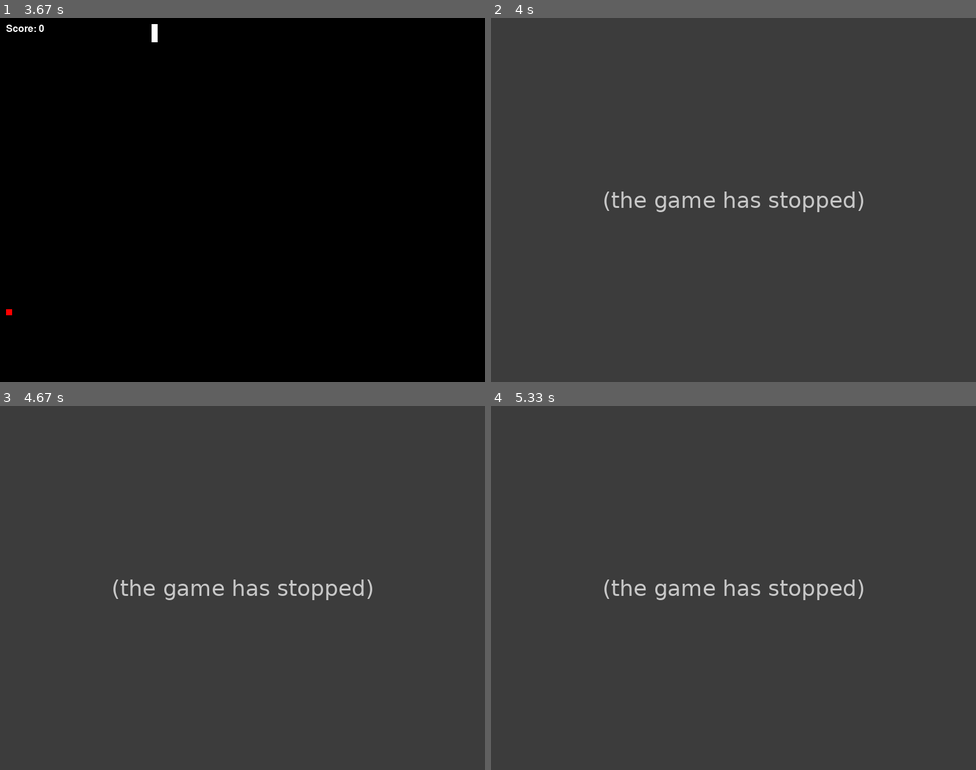
Above: before the commit, frames 1-4 (two rows, left to right).
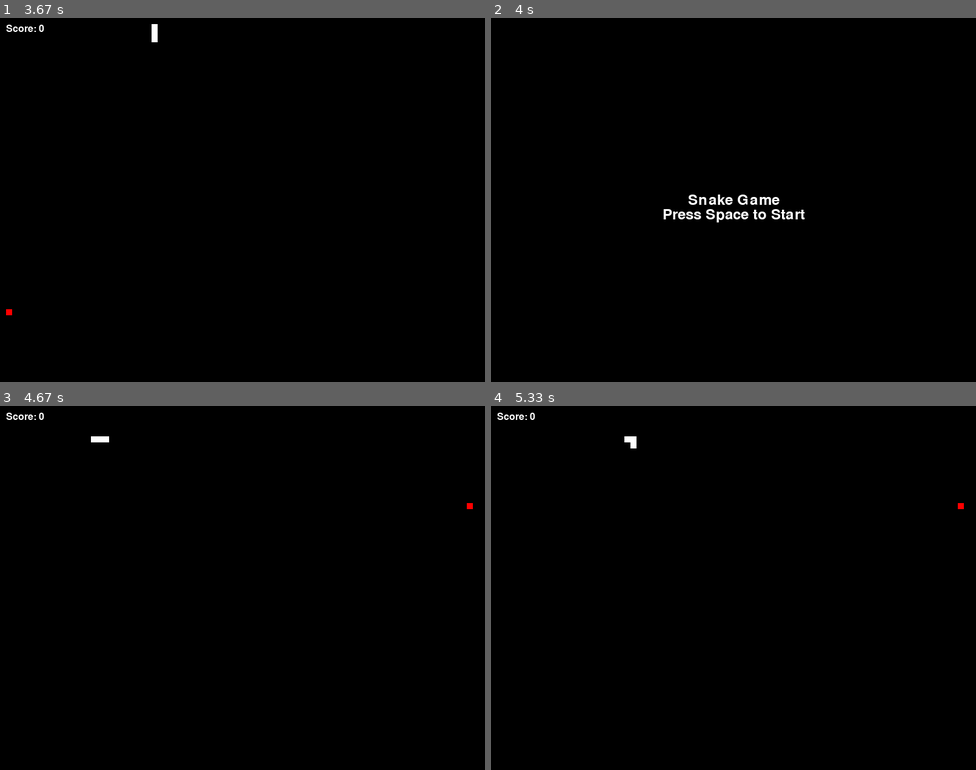
Above: after the commit, the same moments.

Repository: NavinYP/pygame_snake
Game: pygame game, started from snake.py
Same seed, same stepped clock (60 frames per second), same inputs: the game is played once before the commit and once after it.
Inputs:
- Up to frame 1 (3.67 s): tap Space at 0.33, 0.73, 1.23, 1.73, 2.23, 2.53, 2.8, 3.13, 3.57 s; hold Right 0.67-1.13 s; hold Up 1.17-1.63 s; hold Right 1.67-2.13 s; hold Left 2.17-2.7 s; hold Down 2.73-3.03 s; hold Left 3.07-3.47 s; hold Up from 3.5 s (still down)
- Up to frame 2 (4 s): release Up at 3.87 s; hold R from 3.9 s (still down); tap Space at 3.97 s
- Up to frame 3 (4.67 s): tap Space at 4.27 s; release R at 4.53 s
- Up to frame 4 (5.33 s): hold Down from 5.23 s (still down); tap Space at 5.3 s

Frame 1 is identical in both runs. In frame 2, 100% of the frame differs, in the area x 0-100%, y 0-100%; in frame 3, 100%; in frame 4, 100%.
Before the commit the program exited at 3.9 s; later frames show no game.

Commit message:
Implement restart mechanism

Diff:
--- a/snake.py
+++ b/snake.py
@@ -21,51 +21,58 @@
 font = pygame.font.Font(None, 36)
 score_font = pygame.font.Font(None, 24)
 
-# Main menu variables
+# Main menu and game over variables
 menu_active = True
+game_over = False
 
-# Game variables
+# Initialize game variables
 snake_pos = [100, 50]
-food_pos = [random.randrange(1, (WIDTH//10)) * 10, random.randrange(1, (HEIGHT//10)) * 10]
+food_pos = [random.randrange(1, (WIDTH // 10)) * 10, random.randrange(1, (HEIGHT // 10)) * 10]
 snake_body = [[100, 50], [90, 50], [80, 50]]
 score = 0
 
 # Set up the direction
 direction = 'RIGHT'
+next_direction = 'RIGHT'  # Temporary variable for the next direction
 
-# Game loop
+def reset_game():
+    global snake_pos, food_pos, snake_body, direction, next_direction, score, menu_active, game_over
+    snake_pos = [100, 50]
+    food_pos = [random.randrange(1, (WIDTH // 10)) * 10, random.randrange(1, (HEIGHT // 10)) * 10]
+    snake_body = [[100, 50], [90, 50], [80, 50]]
+    direction = 'RIGHT'
+    next_direction = 'RIGHT'
+    score = 0
+    menu_active = True
+    game_over = False
+
+# Main game loop
 while True:
     for event in pygame.event.get():
         if event.type == pygame.QUIT:
             pygame.quit()
             sys.exit()
 
-        # Handle menu input
         if menu_active:
             if event.type == pygame.KEYDOWN:
                 if event.key == pygame.K_SPACE:
                     menu_active = False
 
+        elif game_over:
+            if event.type == pygame.KEYDOWN:
+                if event.key == pygame.K_r:
+                    reset_game()
+
         else:  # Game is active
             if event.type == pygame.KEYDOWN:
                 if event.key == pygame.K_UP and direction != 'DOWN':
-                    direction = 'UP'
+                    next_direction = 'UP'
                 elif event.key == pygame.K_DOWN and direction != 'UP':
-                    direction = 'DOWN'
+                    next_direction = 'DOWN'
                 elif event.key == pygame.K_LEFT and direction != 'RIGHT':
-                    direction = 'LEFT'
+                    next_direction = 'LEFT'
                 elif event.key == pygame.K_RIGHT and direction != 'LEFT':
-                    direction = 'RIGHT'
-
-            # Handle game over
-            if event.type == pygame.KEYDOWN:
-                if event.key == pygame.K_r and menu_active is False:  # Restart the game
-                    snake_pos = [100, 50]
-                    food_pos = [random.randrange(1, (WIDTH//10)) * 10, random.randrange(1, (HEIGHT//10)) * 10]
-                    snake_body = [[100, 50], [90, 50], [80, 50]]
-                    direction = 'RIGHT'
-                    score = 0
-                    menu_active = True
+                    next_direction = 'RIGHT'
 
     # Draw the main menu
     if menu_active:
@@ -75,9 +82,17 @@
         start_text = font.render("Press Space to Start", True, SNAKE_COLOR)
         win.blit(start_text, (WIDTH // 2 - start_text.get_width() // 2, HEIGHT // 2 + title_text.get_height() // 2))
 
-    # Draw the game
+    elif game_over:
+        # Display Game Over screen
+        win.fill(BACKGROUND_COLOR)
+        game_over_text = font.render("Game Over", True, SNAKE_COLOR)
+        win.blit(game_over_text, (WIDTH // 2 - game_over_text.get_width() // 2, HEIGHT // 2 - game_over_text.get_height() // 2))
+        retry_text = font.render("Press 'R' to Retry", True, SNAKE_COLOR)
+        win.blit(retry_text, (WIDTH // 2 - retry_text.get_width() // 2, HEIGHT // 2 + game_over_text.get_height() // 2))
+
     else:
         # Move the snake
+        direction = next_direction  # Update direction only once per frame
         if direction == 'UP':
             snake_pos[1] -= 10
         elif direction == 'DOWN':
@@ -90,7 +105,7 @@
         # Add to the snake body if it eats food
         if snake_pos[0] == food_pos[0] and snake_pos[1] == food_pos[1]:
             score += 1
-            food_pos = [random.randrange(1, (WIDTH//10)) * 10, random.randrange(1, (HEIGHT//10)) * 10]
+            food_pos = [random.randrange(1, (WIDTH // 10)) * 10, random.randrange(1, (HEIGHT // 10)) * 10]
         else:
             if len(snake_body) > 0:  # Remove the last segment of the snake body if it didn't eat any food
                 snake_body.pop()
@@ -107,24 +122,15 @@
         score_text = score_font.render("Score: " + str(score), True, SNAKE_COLOR)
         win.blit(score_text, (10, 10))
 
+        # Check for collisions with the wall or itself
+        if snake_pos[0] < 0 or snake_pos[0] > WIDTH - 10 or snake_pos[1] < 0 or snake_pos[1] > HEIGHT - 10:
+            game_over = True
+        for block in snake_body[1:]:
+            if block == snake_pos:
+                game_over = True
+
     # Update the display
     pygame.display.update()
 
     # Cap the frame rate
     time.sleep(0.1)
-
-    # Check for collisions with the wall or itself
-    if not menu_active:
-        if snake_pos[0] < 0 or snake_pos[0] > WIDTH - 10:
-            print('Game Over')
-            break
-        if snake_pos[1] < 0 or snake_pos[1] > HEIGHT - 10:
-            print('Game Over')
-            break
-        for block in snake_body[1:]:
-            if block == snake_pos:
-                print('Game Over')
-                break
-
-# Quit Pygame
-pygame.quit()
